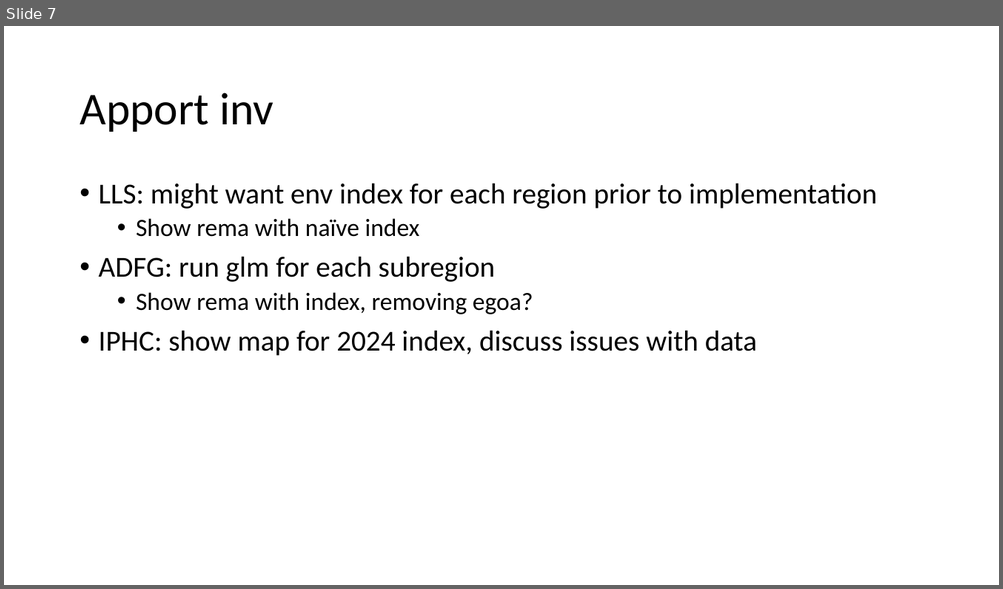
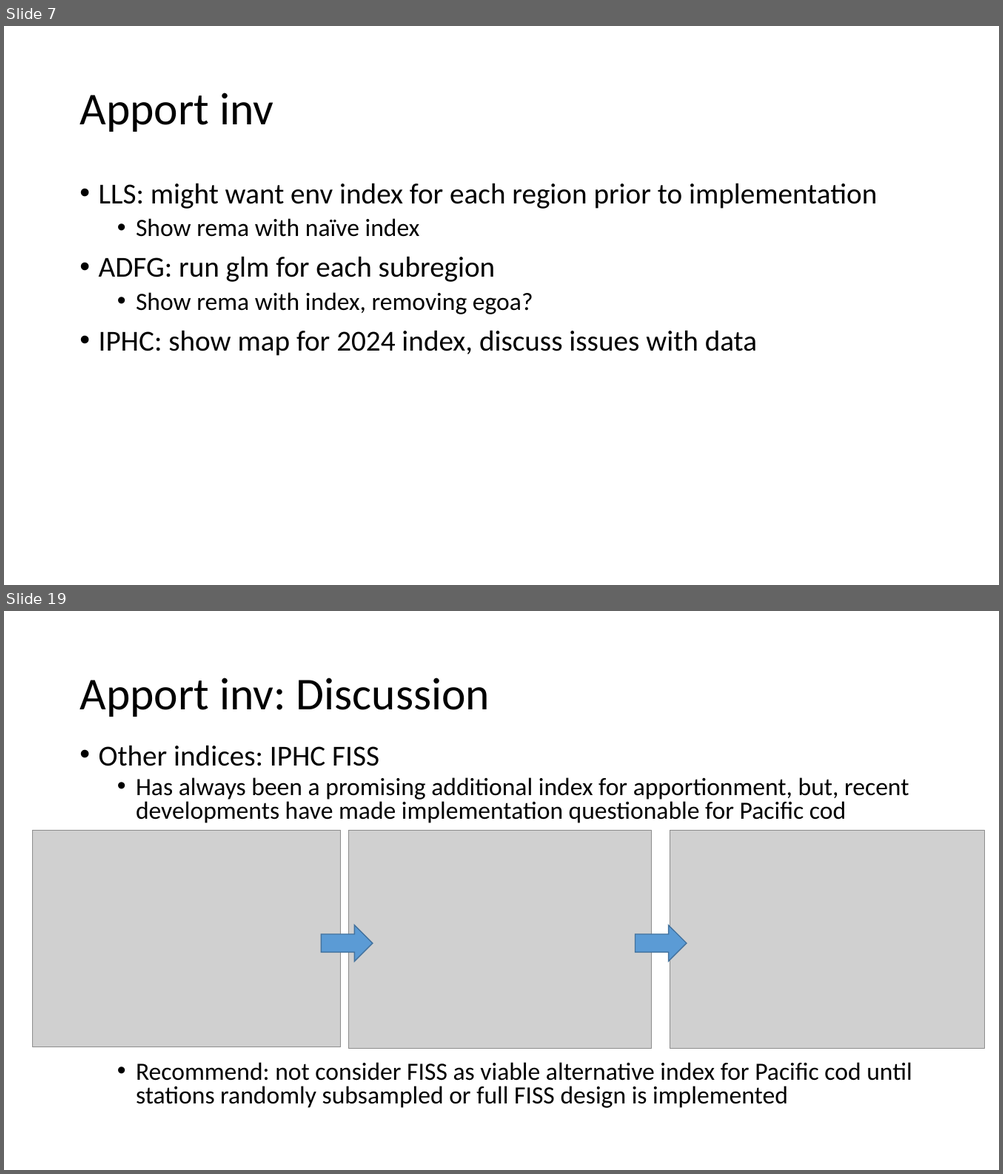
Before and after one commit to pete-hulson/goa_pcod, a slide deck: 2024/presentation/sept_pt/sept_pt_notes.pptx. Shown one above the other, each under a label of ours: slide 7 before the commit, slides 7 and 19 after it; the slides between them are not shown. The pictures are 1003x589 and 1003x1174 pixels, drawn with LibreOffice and Linux fonts; fonts in the diff are those of the drawing; grey boxes stand for pictures. Boxes give left, top, right and bottom in pixels: in the first picture for what was removed or moved away, otherwise in the second. Text is boxed around its words. In the diff, an @@ line names an element or a change of style, - is before the commit and + after.

Commit message:
add apport results and disc

```diff
--- a/2024/presentation/sept_pt/sept_pt_notes.pptx
+++ b/2024/presentation/sept_pt/sept_pt_notes.pptx
@@ slide 19 added at box(4, 611, 999, 1170), background #FFFFFF @@
@@ title added at box(79, 678, 489, 717), 44 pt, text #000000 @@
+Apport inv: Discussion
@@ text added at box(99, 745, 911, 1108), 24 pt, text #000000 @@
+• Other indices: IPHC FISS
+  • Has always been a promising additional index for apportionment, but, recent developments have made implementation questionable for Pacific cod
+  • Recommend: not consider FISS as viable alternative index for Pacific cod until stations randomly subsampled or full FISS design is implemented
@@ picture added at box(32, 830, 340, 1048) @@
@@ picture added at box(349, 830, 652, 1049) @@
@@ picture added at box(670, 830, 984, 1049) @@
@@ right arrow added at box(321, 925, 373, 962), fill #5B9BD5, outline #43739E 1 pt @@
@@ right arrow added at box(635, 925, 687, 962), fill #5B9BD5, outline #43739E 1 pt @@
```
Also in this commit, not shown: 12 other slides added, 2 other files.
